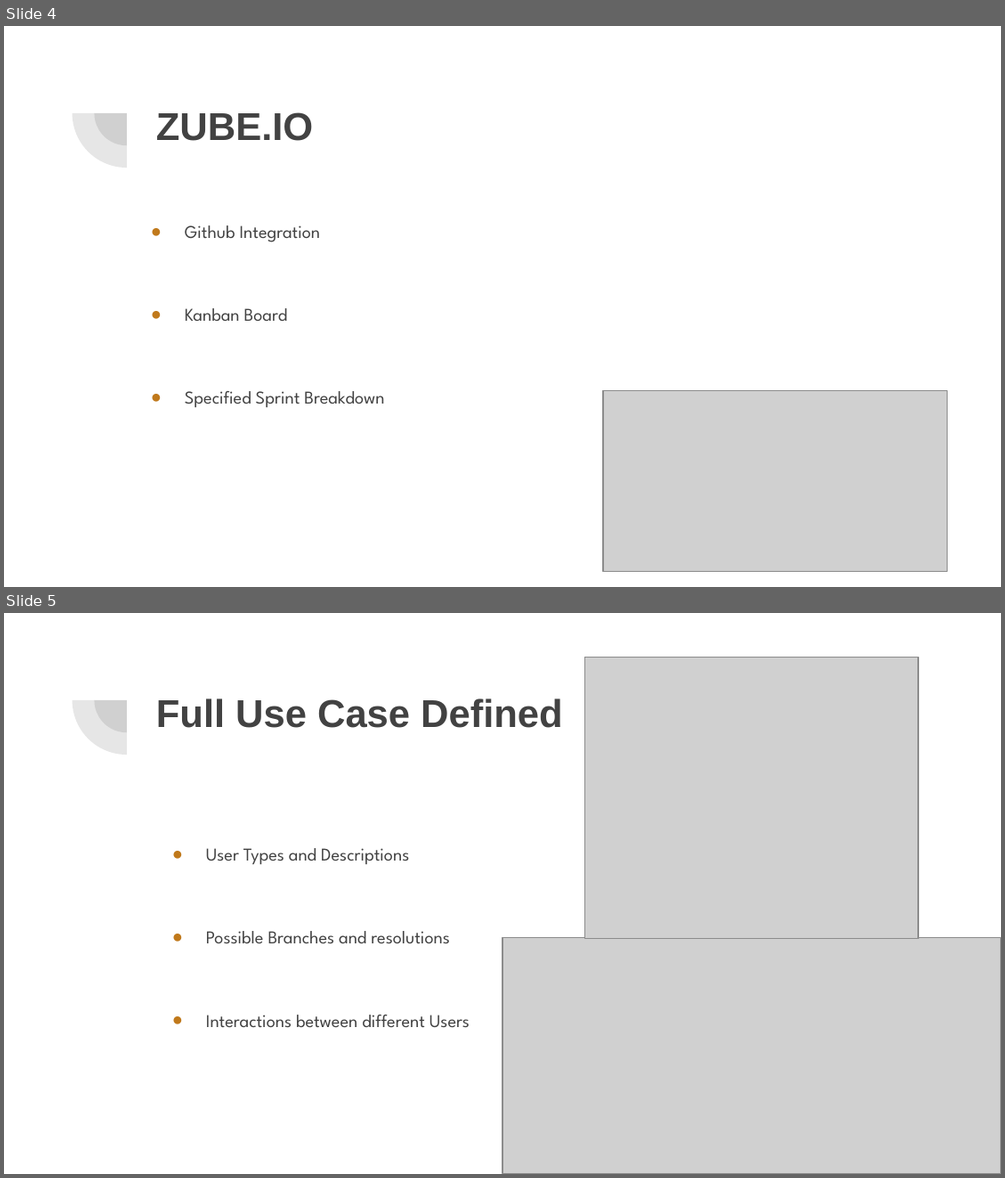
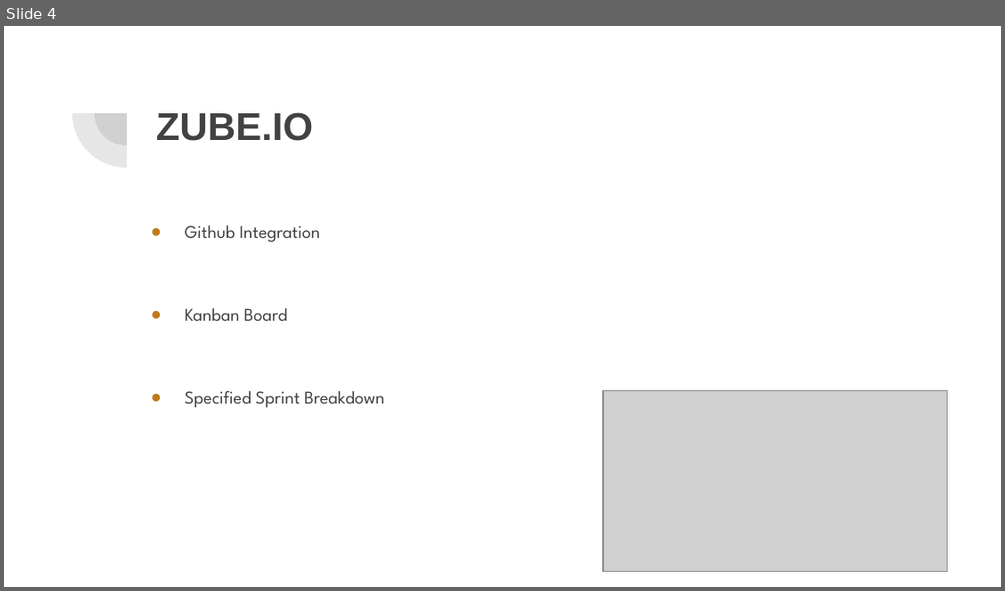
Before and after one commit to Andriy-Prystaiko/software-engineering-project, a slide deck: Sprint 2 SD3 Stake holder presentation.pptx. Shown one above the other, each under a label of ours: slides 4 and 5 before the commit, slide 4 after it. The pictures are 1005x1178 and 1005x591 pixels, drawn with LibreOffice and Linux fonts; fonts in the diff are those of the drawing; grey boxes stand for pictures. Boxes give left, top, right and bottom in pixels: in the first picture for what was removed or moved away, otherwise in the second. Text is boxed around its words. In the diff, an @@ line names an element or a change of style, - is before the commit and + after.

Commit message:
Sprint 2 Presentation with Defined Use Cases

```diff
--- a/Sprint 2 SD3 Stake holder presentation.pptx
+++ b/Sprint 2 SD3 Stake holder presentation.pptx
@@ slide 5 removed at [4, 613, 1001, 1174], background #FFFFFF; not listed: 2 template elements that a slide beside it also shows @@
@@ picture removed at [585, 657, 918, 938] @@
@@ title removed at [156, 698, 563, 728] @@
-Full Use Case Defined
@@ text removed at [206, 848, 469, 1027] @@
-● User Types and Descriptions
-● Possible Branches and resolutions
-● Interactions between different Users
@@ picture removed at [502, 937, 1001, 1173] @@
```
Also in this commit, not shown: 1 slide added.
